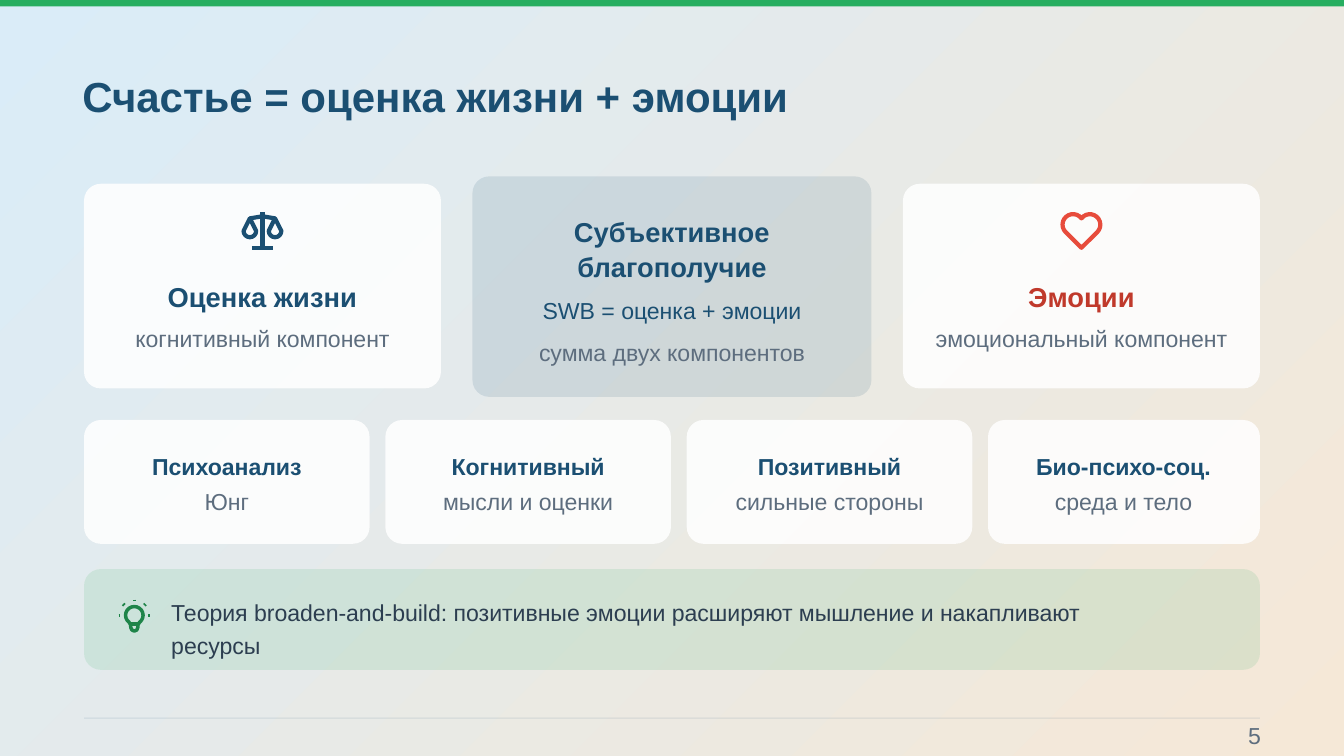
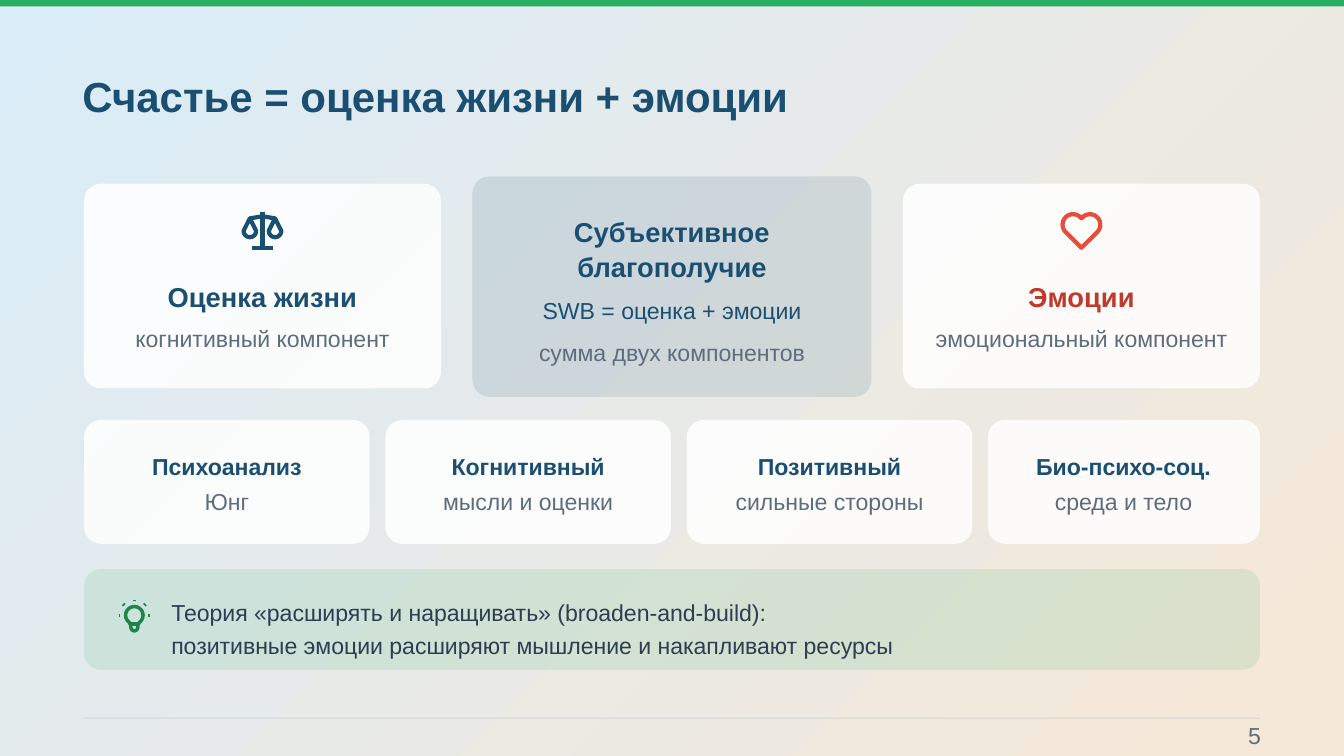
Before and after one commit to Pavel1778/Presentation-happy, a slide deck: slide 5 of Konceptsiya_schastya.pptx. Drawn at 1344x756 pixels with LibreOffice and Linux fonts; fonts in the diff are those of the drawing; background and template pictures are left out. Boxes give left, top, right and bottom in pixels: in the first picture for what was removed or moved away, otherwise in the second. Text is boxed around its words. In the diff, an @@ line names an element or a change of style, - is before the commit and + after.

```diff
--- a/Konceptsiya_schastya.pptx
+++ b/Konceptsiya_schastya.pptx
@@ text at bbox=[171, 604, 893, 659]: text changed @@
-Теория broaden-and-build: позитивные эмоции расширяют мышление и накапливают
-ресурсы
+Теория «расширять и наращивать» (broaden-and-build):
+позитивные эмоции расширяют мышление и накапливают ресурсы
```
Also in this commit, not shown: 9 other slides changed, 2 slides added, 53 other files.
